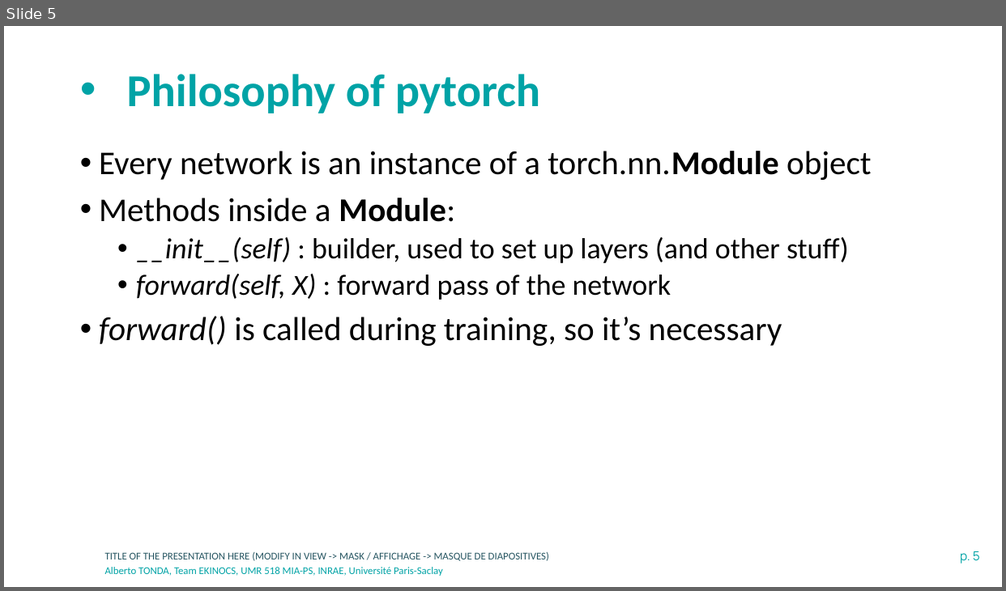
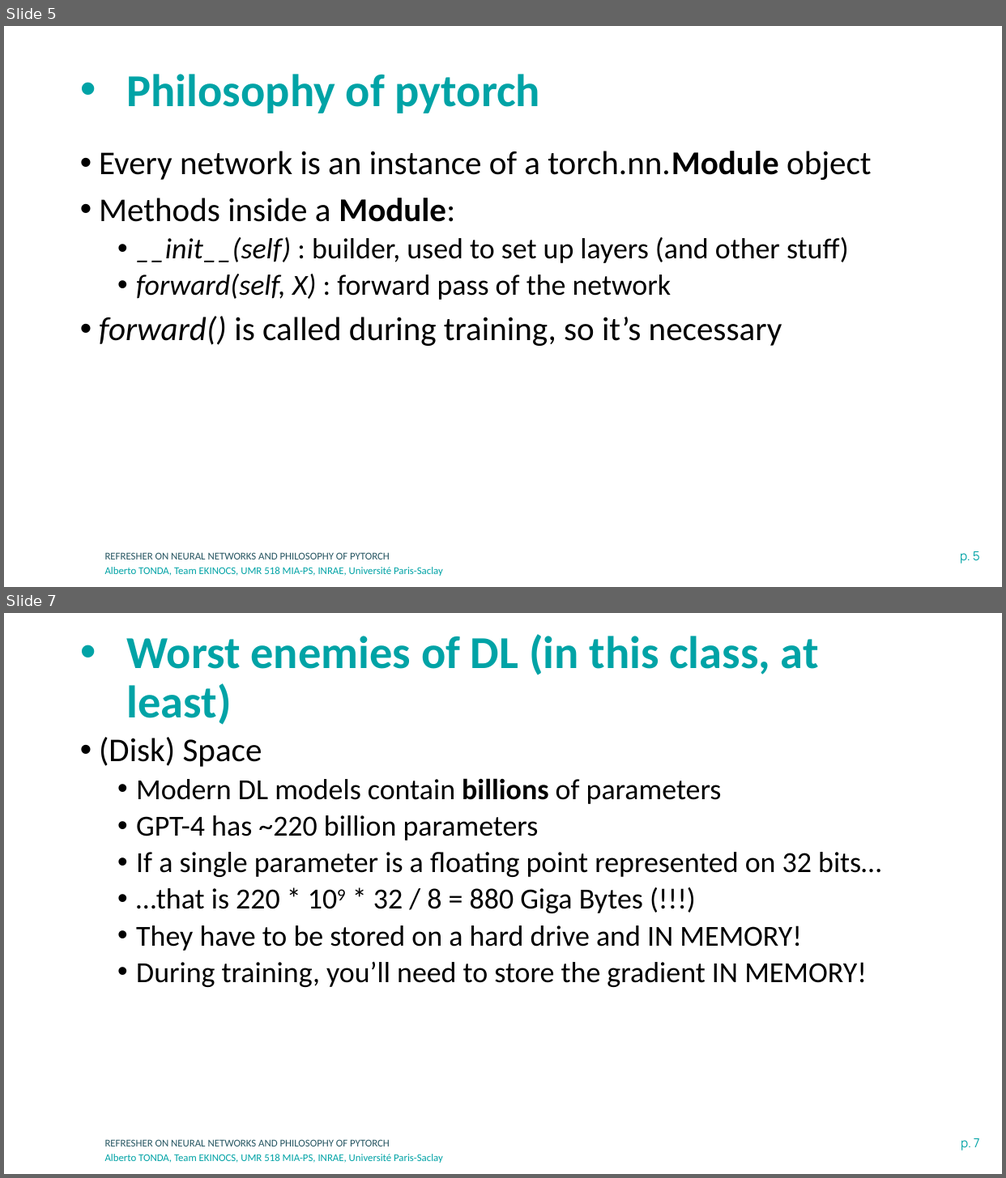
Before and after one commit to albertotonda/teaching, a slide deck: deep-learning-in-practice-with-pytorch/2-neural-networks-and-pytorch.pptx. Shown one above the other, each under a label of ours: slide 5 before the commit, slides 5 and 7 after it; the slides between them are not shown. The pictures are 1006x591 and 1006x1178 pixels, drawn with LibreOffice and Linux fonts; fonts in the diff are those of the drawing; background and template pictures are left out. Boxes give left, top, right and bottom in pixels: in the first picture for what was removed or moved away, otherwise in the second. Text is boxed around its words. In the diff, an @@ line names an element or a change of style, - is before the commit and + after.

```diff
--- a/deep-learning-in-practice-with-pytorch/2-neural-networks-and-pytorch.pptx
+++ b/deep-learning-in-practice-with-pytorch/2-neural-networks-and-pytorch.pptx
@@ slide 7 added at [4,613,1002,1174], background #FFFFFF; not listed: 3 template elements that a slide beside it also shows @@
@@ title added at [127,634,819,725], 44 pt, text #00A3A6, bold @@
+• Worst enemies of DL (in this class, at least)
@@ text added at [99,737,881,987], 28 pt, text #000000 @@
+• (Disk) Space
+  • Modern DL models contain billions of parameters
+  • GPT-4 has ~220 billion parameters
+  • If a single parameter is a floating point represented on 32 bits…
+  • …that is 220 * 109 * 32 / 8 = 880 Giga Bytes (!!!)
+  • They have to be stored on a hard drive and IN MEMORY!
+  • During training, you’ll need to store the gradient IN MEMORY!
@@ slide 5 changed as well @@
@@ text at [105,552,390,560]: text changed @@
-TITLE OF THE PRESENTATION HERE (MODIFY IN VIEW -> MASK / AFFICHAGE -> MASQUE DE DIAPOSITIVES)
+REFRESHER ON NEURAL NETWORKS AND PHILOSOPHY OF PYTORCH
```
Also in this commit, not shown: 4 other slides changed, 4 other slides added, 7 other files.
